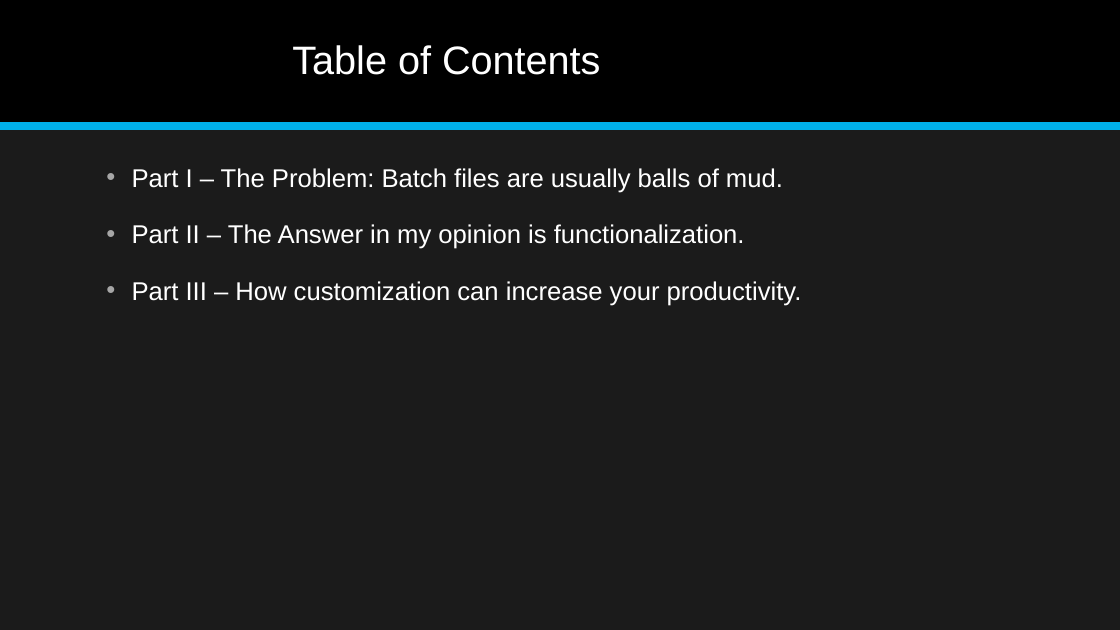
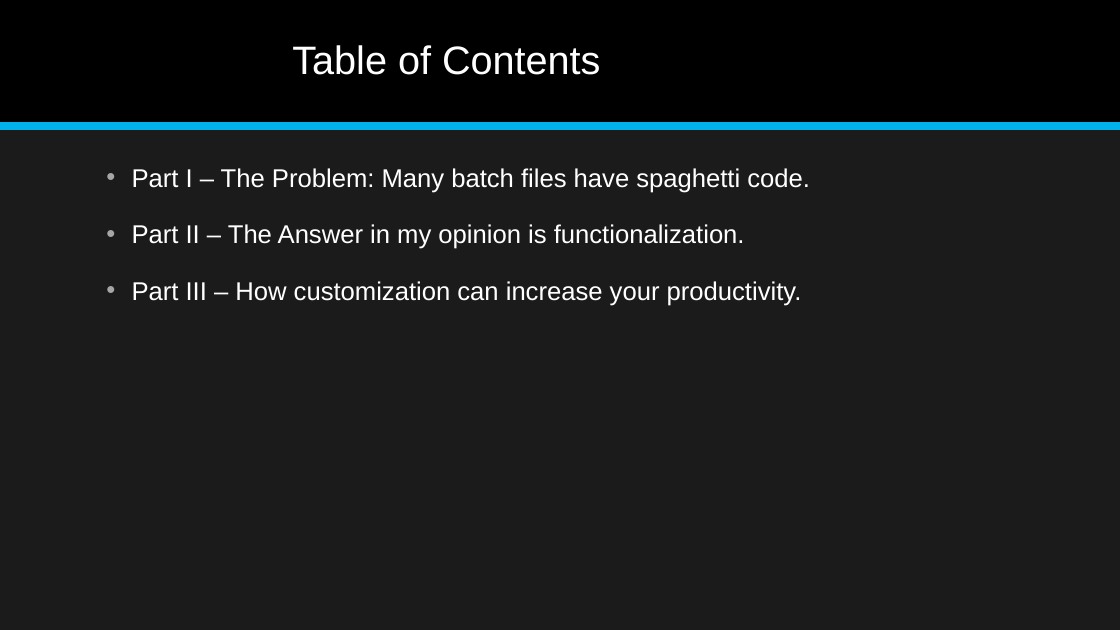
Before and after one commit to jonathan-r-jones/Composable-Batch-Files, a slide deck: slide 2 of Composable Batch File Helper.pptx. Drawn at 1120x630 pixels with LibreOffice and Linux fonts; fonts in the diff are those of the drawing. Boxes give left, top, right and bottom in pixels: in the first picture for what was removed or moved away, otherwise in the second. Text is boxed around its words. In the diff, an @@ line names an element or a change of style, - is before the commit and + after.

```diff
--- a/Composable Batch File Helper.pptx
+++ b/Composable Batch File Helper.pptx
@@ text at box(132, 168, 810, 193): text changed @@
-• Part I – The Problem: Batch files are usually balls of mud.
+• Part I – The Problem: Many batch files have spaghetti code.
```
Also in this commit, not shown: 5 other slides changed.
